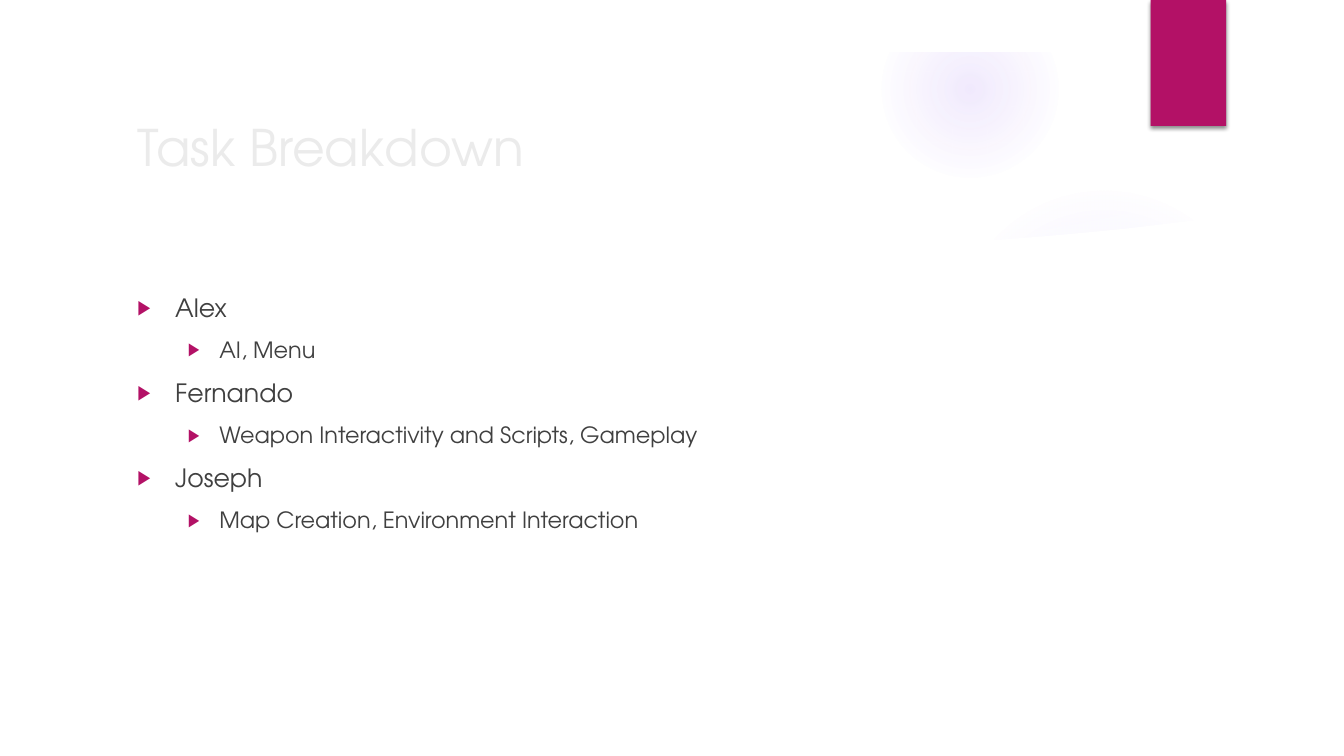
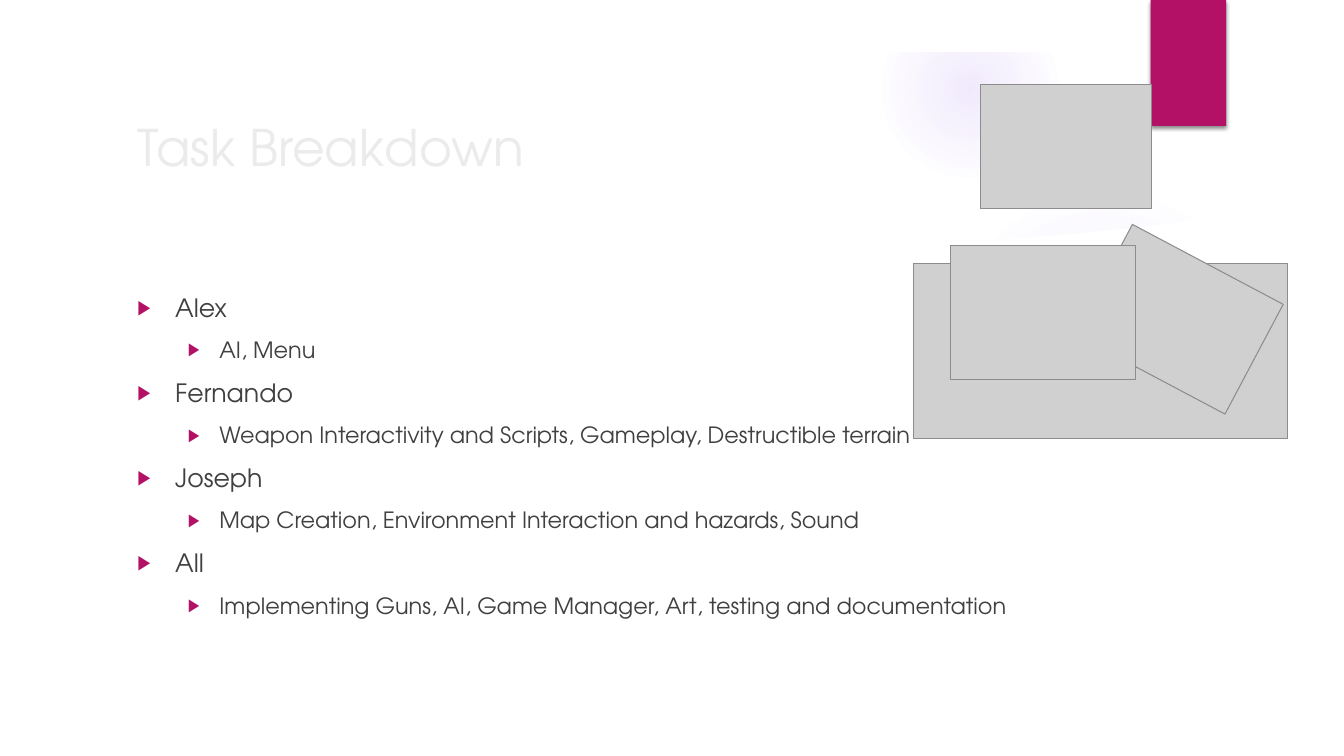
Before and after one commit to trevinofernando/2D-Tactical-Game, a slide deck: slide 6 of Game Proposal.pptx. Drawn at 1344x756 pixels with LibreOffice and Linux fonts; fonts in the diff are those of the drawing; grey boxes stand for pictures; background and template pictures are left out. Boxes give left, top, right and bottom in pixels: in the first picture for what was removed or moved away, otherwise in the second. Text is boxed around its words. In the diff, an @@ line names an element or a change of style, - is before the commit and + after.

```diff
--- a/Game Proposal.pptx
+++ b/Game Proposal.pptx
@@ picture added at (981,85,1151,209) @@
@@ picture added at (1075,224,1283,414) @@
@@ picture added at (913,264,1288,439) @@
@@ picture added at (951,246,1135,380) @@
@@ text at (219,426,910,448): text changed @@
-  ▶ Weapon Interactivity and Scripts, Gameplay
+  ▶ Weapon Interactivity and Scripts, Gameplay, Destructible terrain
@@ text at (175,511,1007,619): text changed @@
-  ▶ Map Creation, Environment Interaction
+  ▶ Map Creation, Environment Interaction and hazards, Sound
+▶ All
+  ▶ Implementing Guns, AI, Game Manager, Art, testing and documentation
```
Also in this commit, not shown: 7 other slides changed, 1 slide added, 1 slide removed.
